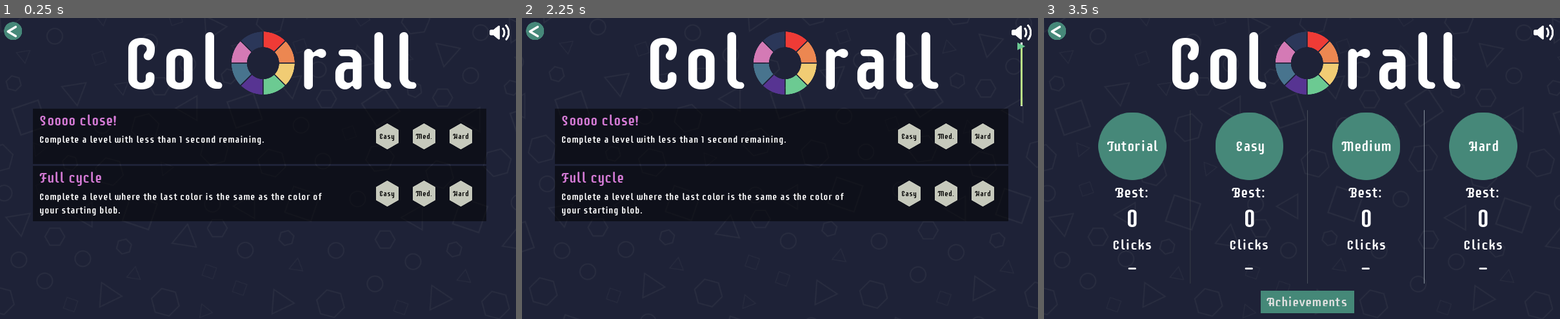
Above: before the commit, frames 1-3 (left to right).
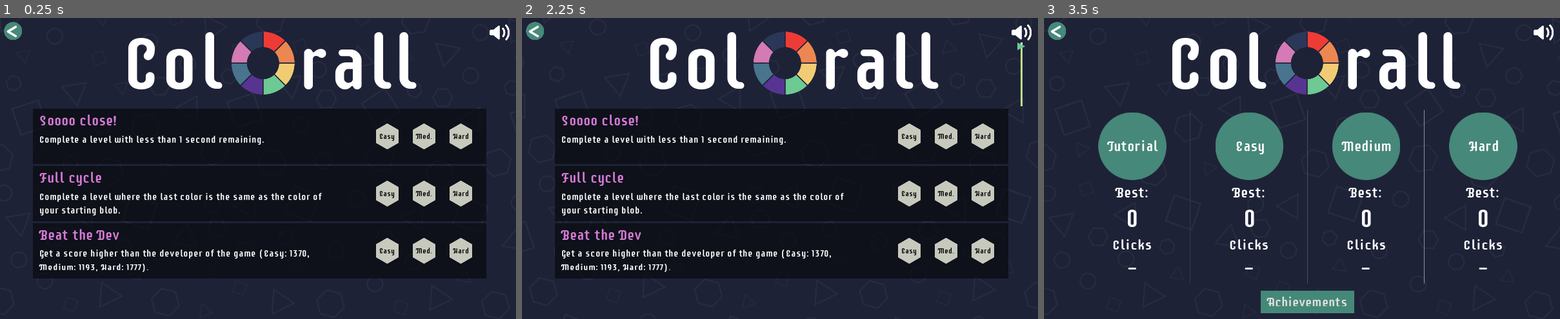
Above: after the commit, the same moments.

Repository: thamara/colorall
Game: Godot game, scene res://AchievementsScreen.tscn
Same seed, same stepped clock (60 frames per second), same inputs: the game is played once before the commit and once after it. This scene is started directly instead of the project's main scene. Sound files missing from this copy of the repository are replaced by a short silence.
Inputs (mouse positions are in pixels of both pictures, inside the frame that each line leads up to):
- Up to frame 1 (0.25 s): no input
- Up to frame 2 (2.25 s): click (1022, 33) at 0.5 s; click (1022, 33) at 1.25 s; click (1022, 33) at 2 s
- Up to frame 3 (3.5 s): click (1059, 30) at 2.75 s

The runs differ from the first frame. In frame 1, 16% of the frame differs, in the area x 6-95%, y 68-87%; in frame 2, 16%; in frame 3, nothing differs.

Commit message:
Adding beat the dev ach

Diff:
--- a/colorall/AchievementsScreen.tscn
+++ b/colorall/AchievementsScreen.tscn
@@ -31,7 +31,7 @@
 
 [node name="Box" type="VBoxContainer" parent="ScrollContainer"]
 margin_right = 900.0
-margin_bottom = 224.0
+margin_bottom = 338.0
 alignment = 1
 __meta__ = {
 "_edit_use_anchors_": false
@@ -50,6 +50,14 @@
 margin_top = 114.0
 margin_right = 900.0
 margin_bottom = 224.0
+
+[node name="Ach2" parent="ScrollContainer/Box" instance=ExtResource( 7 )]
+anchor_right = 0.0
+anchor_bottom = 0.0
+margin_top = 228.0
+margin_right = 900.0
+margin_bottom = 338.0
+ach_id = 2
 
 [node name="Control" type="Control" parent="."]
 anchor_right = 1.0
--- a/colorall/manager/GameManager.gd
+++ b/colorall/manager/GameManager.gd
@@ -1,6 +1,6 @@
 extends Node
 
-enum Achievements { SoClose = 0, FullCycle }
+enum Achievements { SoClose = 0, FullCycle, BeatTheDev }
 const achievements_template = {
 	Achievements.SoClose: {
 		"name": "Soooo close!",
@@ -12,11 +12,11 @@
 		"description": "Complete a level where the last color is the same as the color of your starting blob.",
 		"achieved": {0: false, 1: false, 2: false}
 	},
-}
-
-const IdToAchievement = {
-	0: Achievements.SoClose,
-	1: Achievements.FullCycle,
+	Achievements.BeatTheDev: {
+		"name": "Beat the Dev",
+		"description": "Get a score higher than the developer of the game (Easy: 1370, Medium: 1193, Hard: 1777).",
+		"achieved": {0: false, 1: false, 2: false}
+	},
 }
 
 var user_achievements = achievements_template
@@ -25,6 +25,7 @@
 	match id:
 		0: return user_achievements[Achievements.SoClose]
 		1: return user_achievements[Achievements.FullCycle]
+		2: return user_achievements[Achievements.BeatTheDev]
 
 
 const SAVE_FILE_PATH = "user://savedata_v2.save"
@@ -100,6 +101,7 @@
 
 
 func save_highscore(grid_id, value, clicks):
+	report_highscore(grid_id, value)
 	var new_highscore = false
 	if !(grid_id in best_score):
 		best_score[grid_id] = {"score": 0, "clicks": -1}
@@ -201,6 +203,19 @@
 		achievement_notifier.push_achievement(user_achievements[Achievements.FullCycle]["name"])
 
 
+func report_highscore(grid_id, score):
+	if !user_achievements[Achievements.BeatTheDev]["achieved"][grid_id]:
+		var beat = false
+		if grid_id == 0:
+			beat = score > 200
+		elif grid_id == 1:
+			beat = score > 1193
+		elif grid_id == 2:
+			beat = score > 1777
+		if beat:
+			user_achievements[Achievements.BeatTheDev]["achieved"][grid_id] = true
+			save_achievements()
+			achievement_notifier.push_achievement(user_achievements[Achievements.BeatTheDev]["name"])
 
 func _ready():
 	MusicManager.play()
